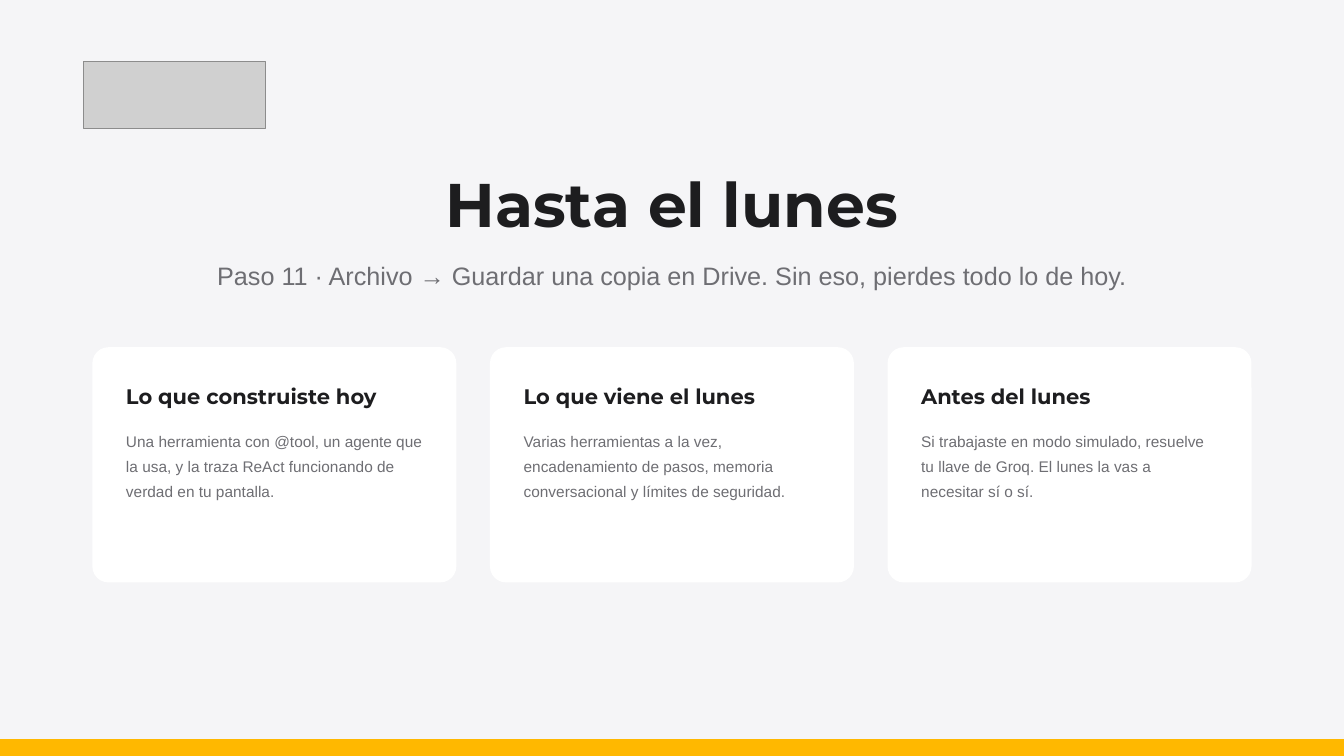
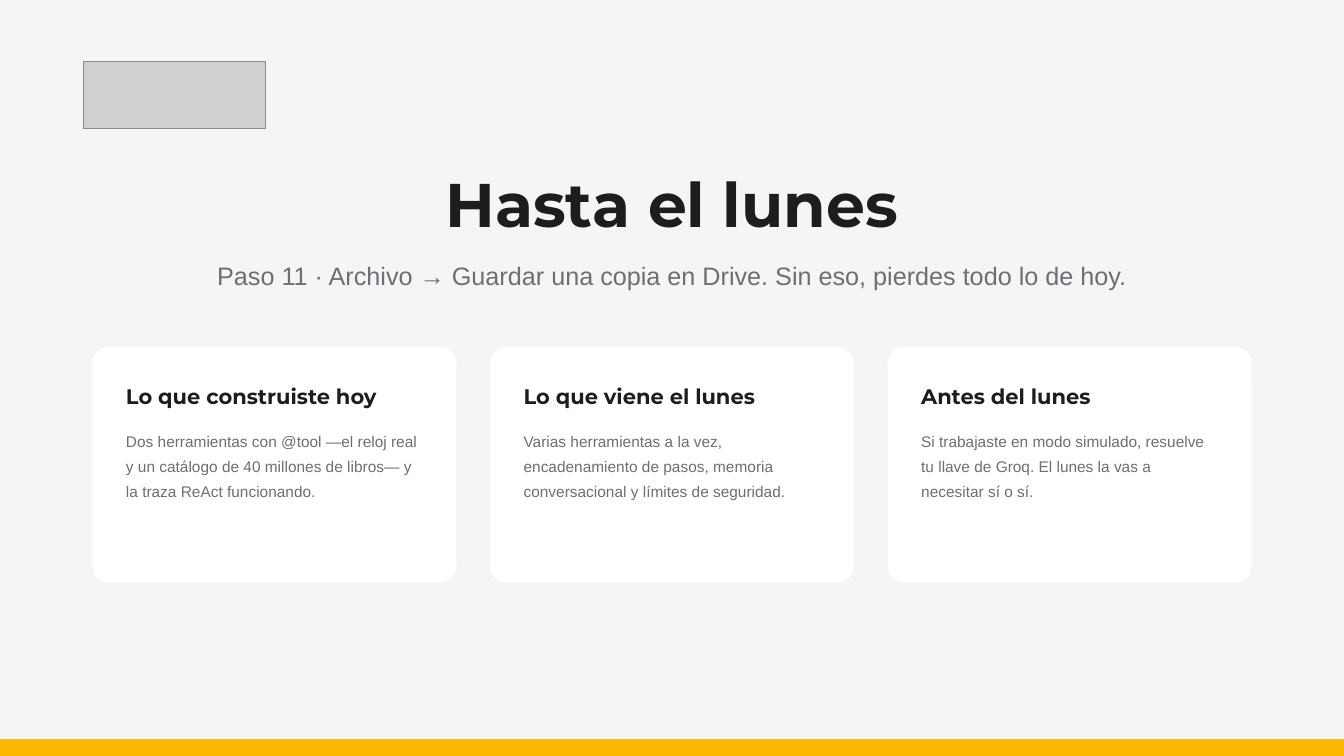
Before and after one commit to Giocrisrai/taller-ia-agentes-biblioteca, a slide deck: slide 18 of presentaciones/Taller_Practico_1.pptx. Drawn at 1344x756 pixels with LibreOffice and Linux fonts; fonts in the diff are those of the drawing; grey boxes stand for pictures. Boxes give left, top, right and bottom in pixels: in the first picture for what was removed or moved away, otherwise in the second. Text is boxed around its words. In the diff, an @@ line names an element or a change of style, - is before the commit and + after.

```diff
--- a/presentaciones/Taller_Practico_1.pptx
+++ b/presentaciones/Taller_Practico_1.pptx
@@ text at (x1=126, y1=436, x2=417, y2=497): text changed @@
-Una herramienta con @tool, un agente que la usa, y la traza ReAct funcionando de verdad en tu pantalla.
+Dos herramientas con @tool —el reloj real y un catálogo de 40 millones de libros— y la traza ReAct funcionando.
```
Also in this commit, not shown: 1 other slide changed, 8 other files.
